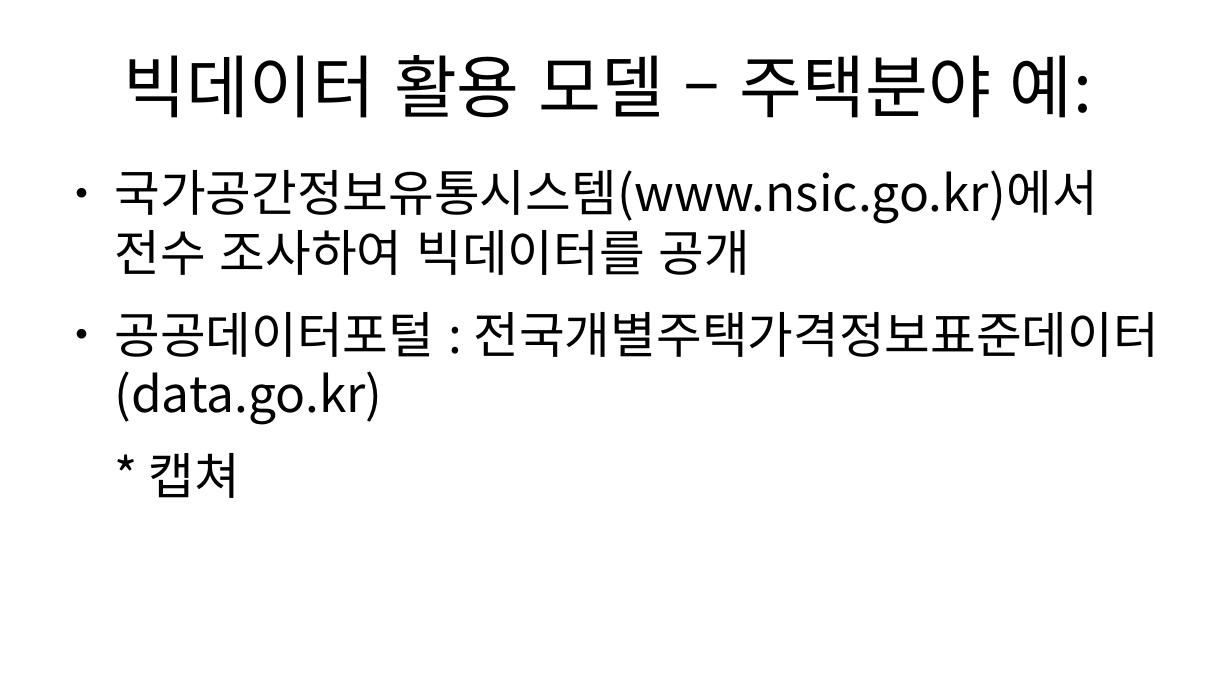
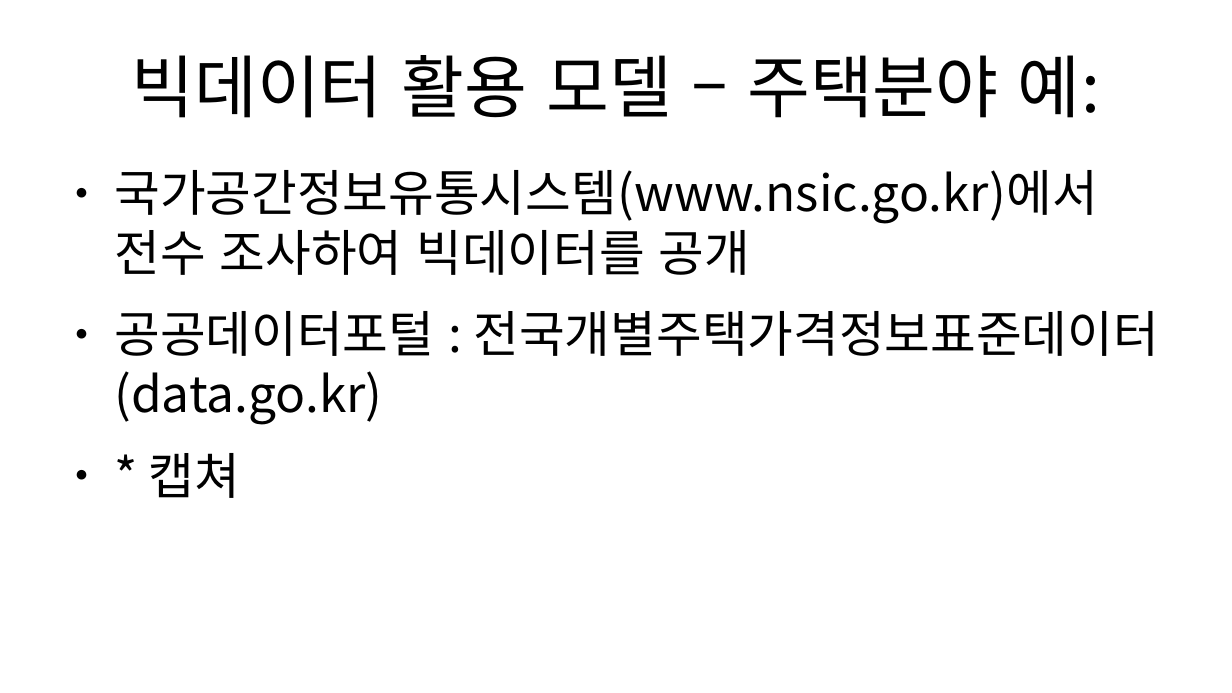
Before and after one commit to lapass50025/odp, a slide deck: slide 5 of 빅데이터를활용한스마트도시관리.odp. Drawn at 1232x693 pixels with LibreOffice and Linux fonts; fonts in the diff are those of the drawing. Boxes give left, top, right and bottom in pixels: in the first picture for what was removed or moved away, otherwise in the second. Text is boxed around its words. In the diff, an @@ line names an element or a change of style, - is before the commit and + after.

```diff
--- a/빅데이터를활용한스마트도시관리.odp
+++ b/빅데이터를활용한스마트도시관리.odp
@@ title "빅데이터 활용 모델 – 주택분야 ...": place and size @@
-title "빅데이터 활용 모델 – 주택분야 ..." at [124,55,1093,118]
+title "빅데이터 활용 모델 – 주택분야 ..." at [131,55,1101,118]
@@ text "국가공간정보유통시스템(www.nsic.go.kr)에서 전수 조사하여 빅데이터를 공개" at [114,170,1159,498]: indent changed; bullet none to ● @@
```
Also in this commit, not shown: 5 other slides changed.
